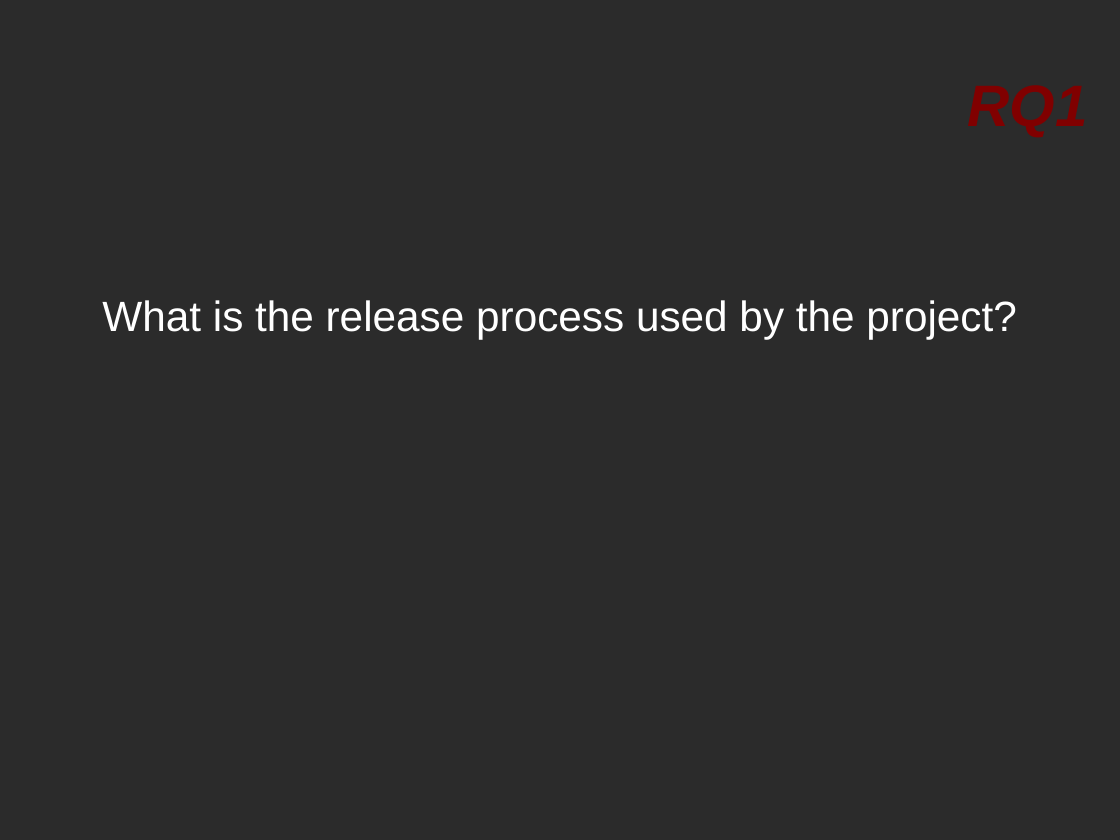
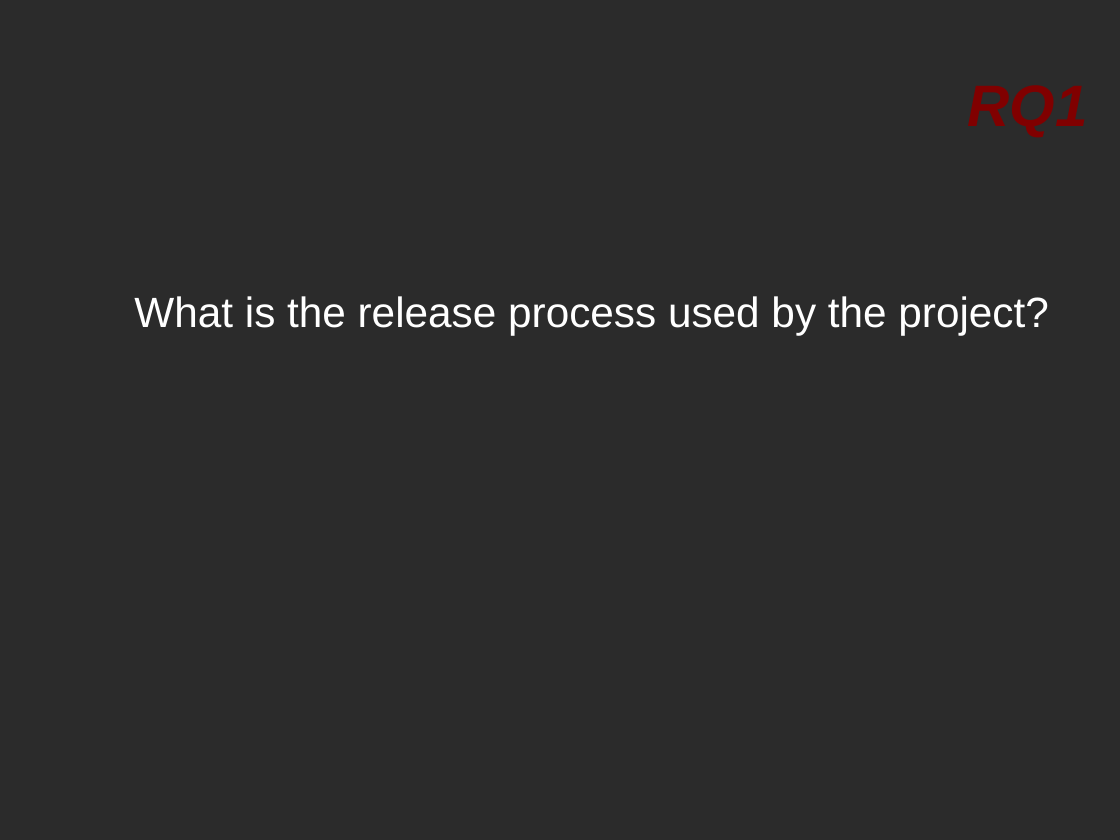
Before and after one commit to tajmilur-rahman/SOEN691D, a slide deck: slide 3 of presentation/research/paper1.odp. Drawn at 1120x840 pixels with LibreOffice and Linux fonts; fonts in the diff are those of the drawing; background and template pictures are left out; a plain dark background stands for a picture behind light text. Boxes give left, top, right and bottom in pixels: in the first picture for what was removed or moved away, otherwise in the second. Text is boxed around its words. In the diff, an @@ line names an element or a change of style, - is before the commit and + after.

```diff
--- a/presentation/research/paper1.odp
+++ b/presentation/research/paper1.odp
@@ text "What is the release process ...": place and size @@
-text "What is the release process ..." at (102,300,1016,339)
+text "What is the release process ..." at (134,296,1048,335)
```
Also in this commit, not shown: 14 other slides changed, 16 other files.
